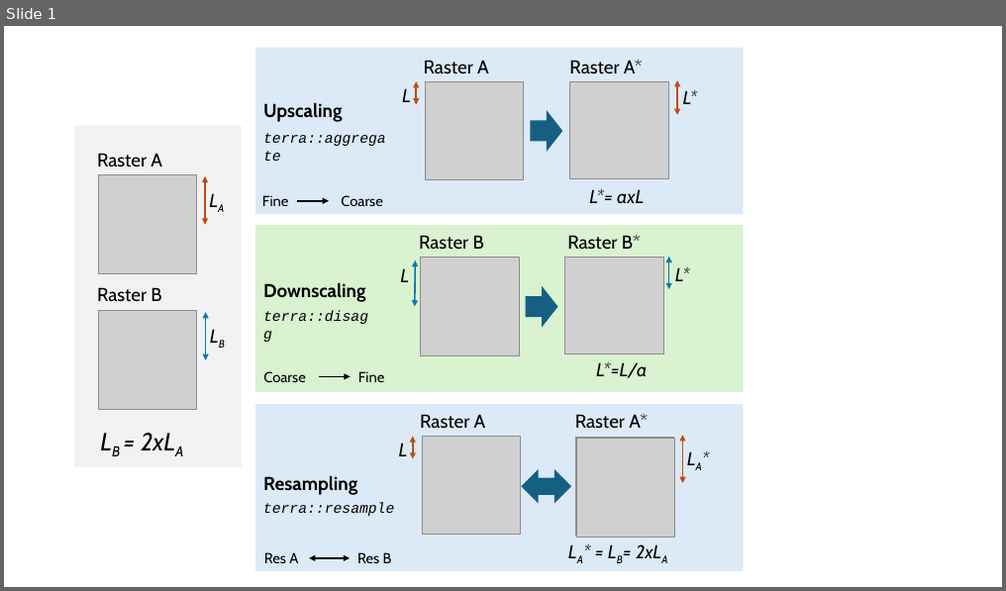
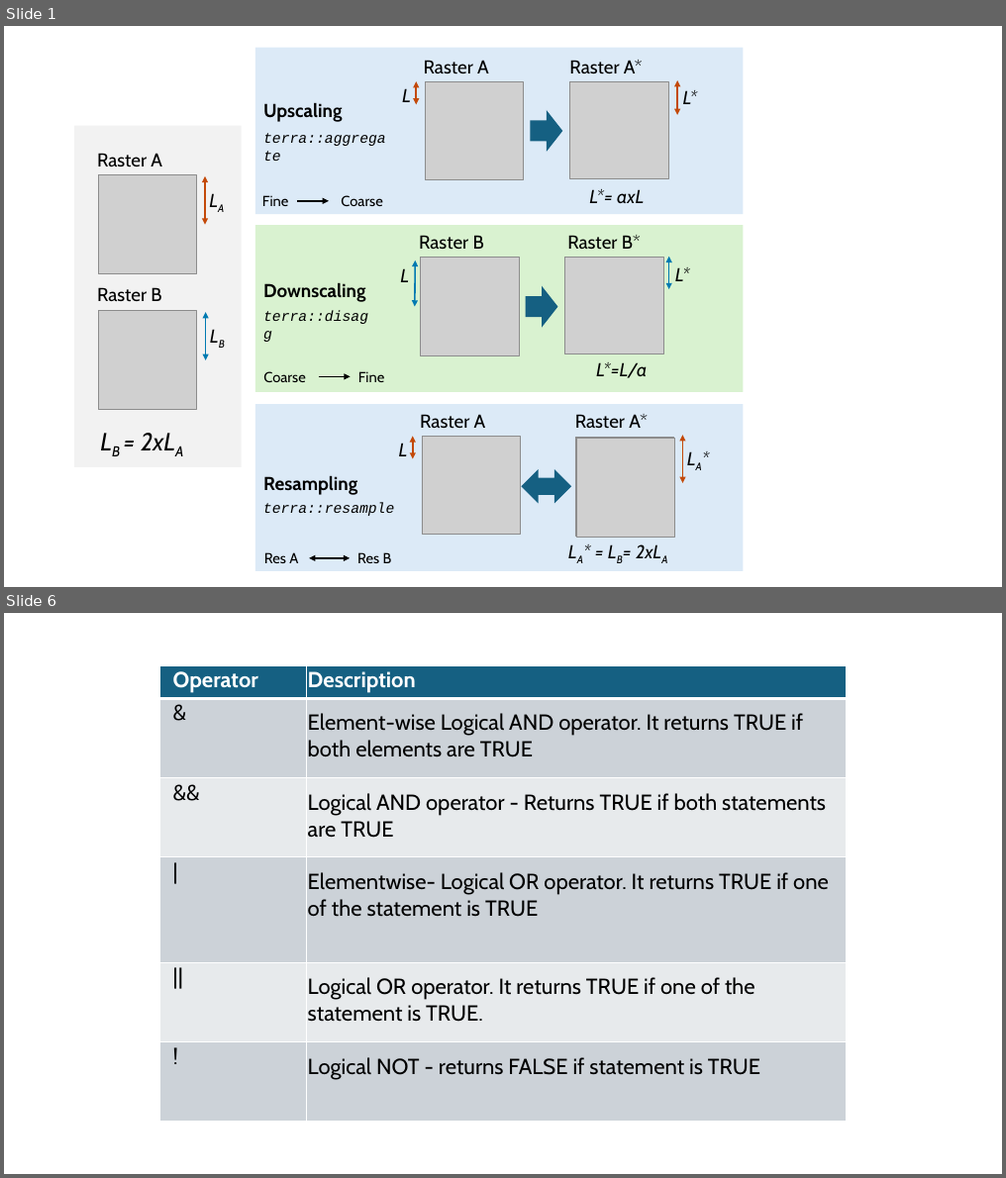
Before and after one commit to Vinit-Sehgal/AGRO4092, a slide deck: plots.pptx. Shown one above the other, each under a label of ours: slide 1 before the commit, slides 1 and 6 after it; the slides between them are not shown. The pictures are 1006x591 and 1006x1178 pixels, drawn with LibreOffice and Linux fonts; fonts in the diff are those of the drawing; grey boxes stand for pictures. Boxes give left, top, right and bottom in pixels: in the first picture for what was removed or moved away, otherwise in the second. Text is boxed around its words. In the diff, an @@ line names an element or a change of style, - is before the commit and + after.

```diff
--- a/plots.pptx
+++ b/plots.pptx
@@ slide 6 added at (4, 613, 1002, 1174), background #FFFFFF @@
@@ table added at (160, 665, 846, 1121), 6 rows, 2 columns @@
+Operator | Description
+& | Element-wise Logical AND operator. It returns TRUE if both elements are TRUE
+&& | Logical AND operator - Returns TRUE if both statements are TRUE
+| | Elementwise- Logical OR operator. It returns TRUE if one of the statement is TRUE
+|| | Logical OR operator. It returns TRUE if one of the statement is TRUE.
+! | Logical NOT - returns FALSE if statement is TRUE
```
Also in this commit, not shown: 8 other slides added, 57 other files.
